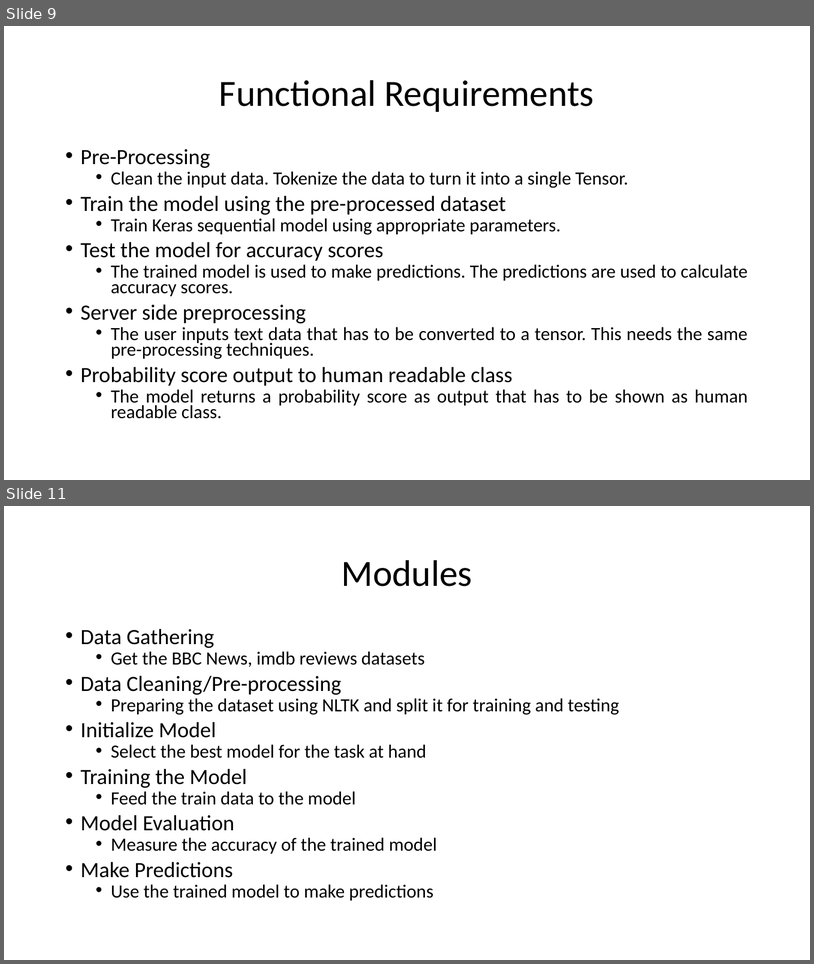
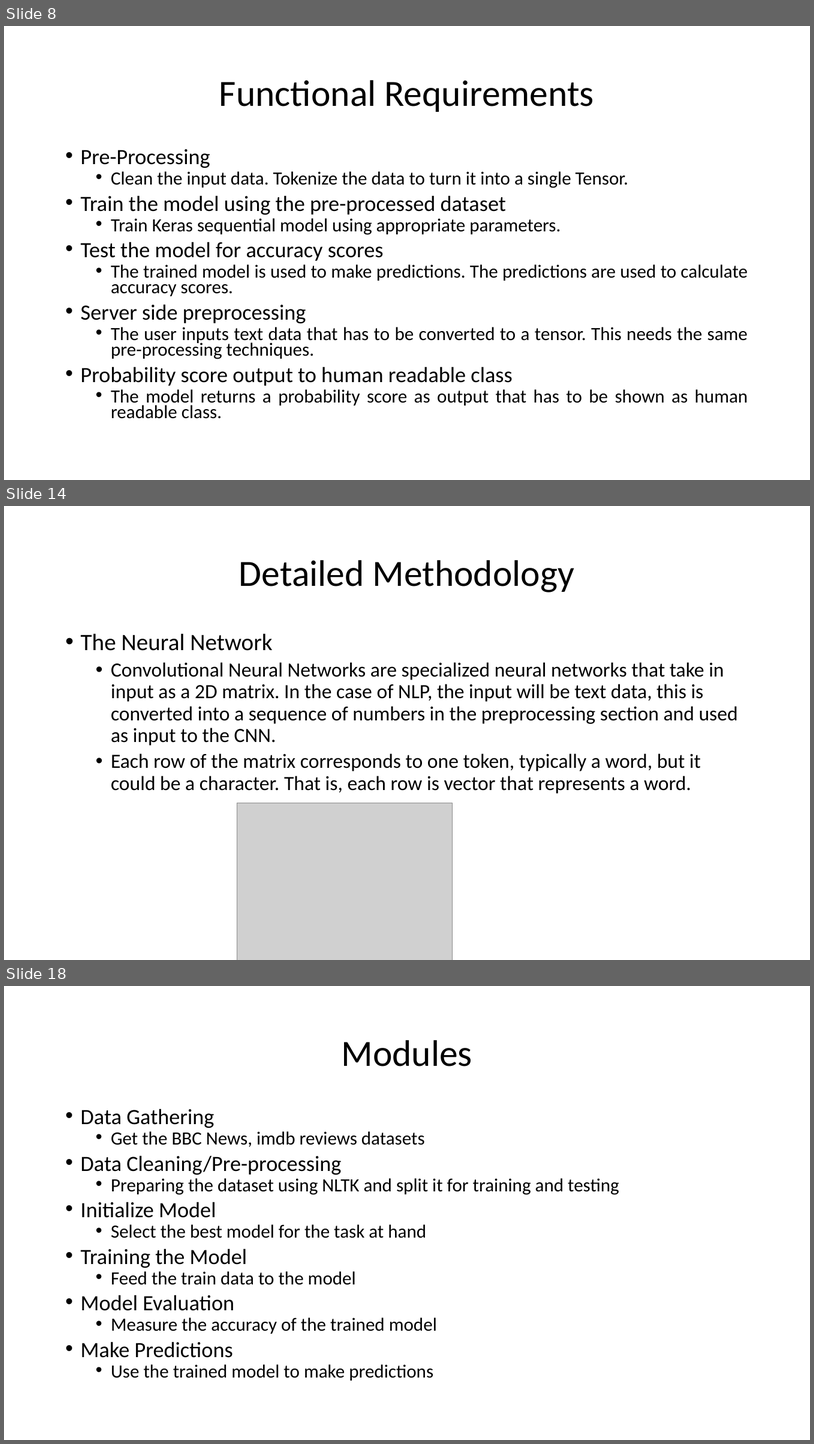
Before and after one commit to HarshaKy/text-classifier, a slide deck: docs/Presentation.pptx. Shown one above the other, each under a label of ours: slides 9 and 11 before the commit, slides 8, 14 and 18 after it; the slides between them are not shown. The pictures are 814x964 and 814x1444 pixels, drawn with LibreOffice and Linux fonts; fonts in the diff are those of the drawing; grey boxes stand for pictures. Boxes give left, top, right and bottom in pixels: in the first picture for what was removed or moved away, otherwise in the second. Text is boxed around its words. In the diff, an @@ line names an element or a change of style, - is before the commit and + after.

```diff
--- a/docs/Presentation.pptx
+++ b/docs/Presentation.pptx
@@ slide 14 added at bbox=[4, 506, 810, 960], background #FFFFFF @@
@@ title added at bbox=[239, 560, 575, 592], 44 pt, text #000000 @@
+Detailed Methodology
@@ text added at bbox=[81, 633, 738, 793], 24 pt, text #000000 @@
+• The Neural Network
+  • Convolutional Neural Networks are specialized neural networks that take in input as a 2D matrix. In the case of NLP, the input will be text data, this is converted into a sequence of numbers in the preprocessing section and used as input to the CNN.
+  • Each row of the matrix corresponds to one token, typically a word, but it could be a character. That is, each row is vector that represents a word.
@@ picture added at bbox=[237, 802, 452, 960] @@
@@ what was slide 9 is now slide 8 @@
@@ what was slide 11 is now slide 18 @@
```
Also in this commit, not shown: 4 slides changed, 6 other slides added.
